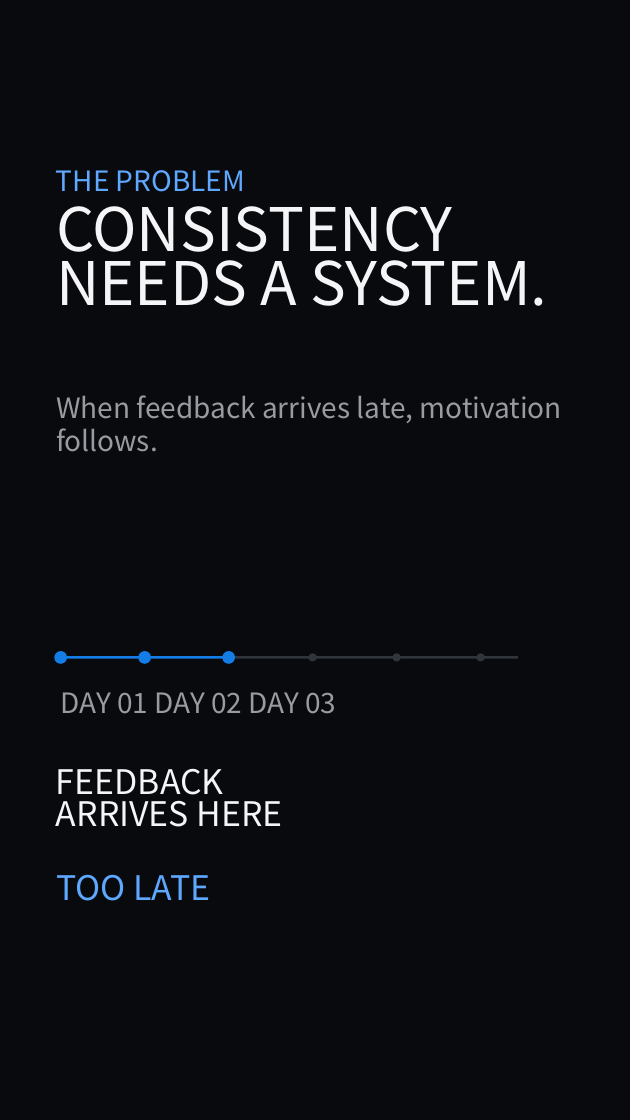
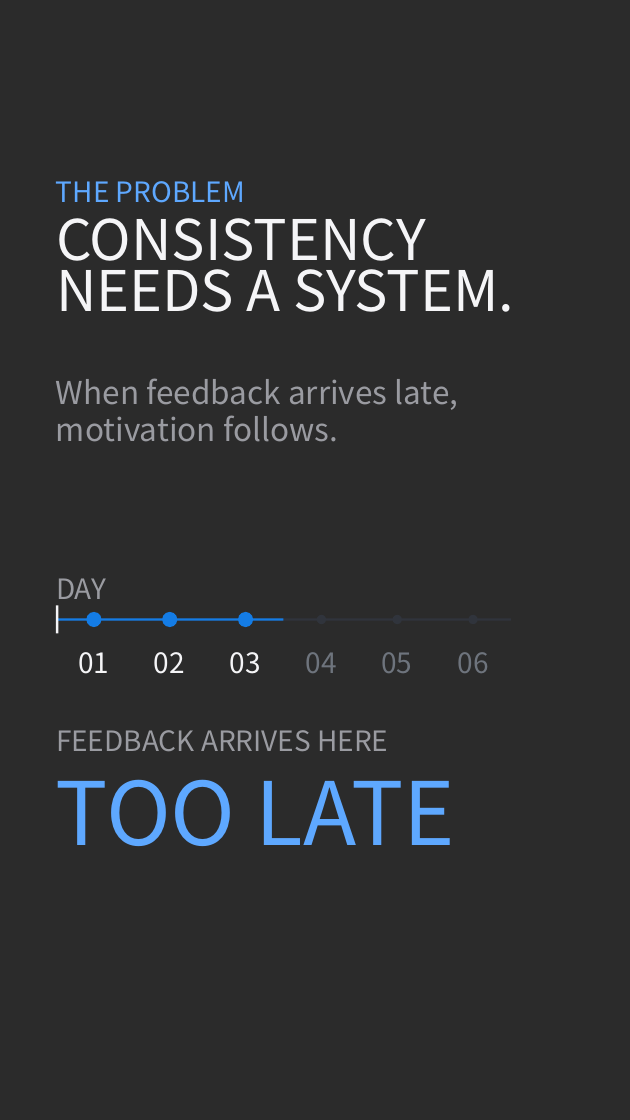
Before and after one commit to sjquant/quickthumb, a slide deck: slide 2 of examples/product_hype_reel.pptx. Drawn at 630x1120 pixels with LibreOffice and Linux fonts; fonts in the diff are those of the drawing; background and template pictures are left out; a plain dark background stands for a picture behind light text. Boxes give left, top, right and bottom in pixels: in the first picture for what was removed or moved away, otherwise in the second. Text is boxed around its words. In the diff, an @@ line names an element or a change of style, - is before the commit and + after.

```diff
--- a/examples/product_hype_reel.pptx
+++ b/examples/product_hype_reel.pptx
@@ background #FFFFFF to picture (left out) @@
@@ rectangle removed at bbox=[0, 0, 630, 1120] @@
@@ text "THE PROBLEM": place and size @@
-text "THE PROBLEM" at bbox=[56, 170, 245, 192]
+text "THE PROBLEM" at bbox=[56, 181, 245, 203]
@@ text "CONSISTENCY": place and size @@
-text "CONSISTENCY" at bbox=[56, 189, 548, 306]
+text "CONSISTENCY" at bbox=[56, 218, 514, 312]
@@ text "CONSISTENCY" at bbox=[56, 218, 514, 312]: size 77.2 to 72 pt; line spacing 69.8pt to 66pt @@
@@ text at bbox=[56, 378, 459, 442]: text changed; size 36 to 40.5 pt @@
-When feedback arrives late, motivation
-follows.
+When feedback arrives late,
+motivation follows.
@@ text added at bbox=[56, 578, 106, 607], 36 pt, text #9A9BA1 @@
+DAY
@@ rectangle: place and size @@
-rectangle at bbox=[60, 656, 228, 659]
+rectangle at bbox=[56, 618, 283, 620]
@@ rectangle: place and size @@
-rectangle at bbox=[228, 656, 518, 659]
+rectangle at bbox=[56, 618, 511, 620]
@@ rectangle added at bbox=[56, 605, 58, 633], fill #F5F5F7 @@
@@ ellipse: place and size @@
-ellipse at bbox=[138, 651, 151, 664]
+ellipse at bbox=[86, 612, 101, 627]
@@ ellipse: place and size @@
-ellipse at bbox=[54, 651, 67, 664]
+ellipse at bbox=[162, 612, 178, 627]
@@ ellipse: place and size @@
-ellipse at bbox=[222, 651, 235, 664]
+ellipse at bbox=[238, 612, 253, 627]
@@ ellipse: place and size @@
-ellipse at bbox=[309, 654, 317, 662]
+ellipse at bbox=[317, 615, 326, 624]
@@ ellipse: place and size @@
-ellipse at bbox=[393, 654, 401, 662]
+ellipse at bbox=[393, 615, 402, 624]
@@ ellipse: place and size @@
-ellipse at bbox=[477, 654, 485, 662]
+ellipse at bbox=[468, 615, 478, 624]
@@ text added at bbox=[78, 652, 109, 674], 36 pt, text #F5F5F7 @@
+01
@@ text added at bbox=[154, 652, 185, 674], 36 pt, text #F5F5F7 @@
+02
@@ text at bbox=[230, 652, 261, 674]: text changed; text colour #9A9BA1 to #F5F5F7 @@
-DAY 01 DAY 02 DAY 03
+03
@@ text added at bbox=[306, 652, 337, 673], 36 pt, text #6E747D @@
+04
@@ text added at bbox=[381, 652, 412, 673], 36 pt, text #6E747D @@
+05
@@ text added at bbox=[458, 652, 489, 673], 36 pt, text #6E747D @@
+06
@@ text at bbox=[56, 730, 388, 751]: text changed; size 43.5 to 36 pt; text colour #F5F5F7 to #9A9BA1 @@
-FEEDBACK
-ARRIVES HERE
+FEEDBACK ARRIVES HERE
@@ text "TOO LATE": place and size @@
-text "TOO LATE" at bbox=[56, 874, 210, 901]
+text "TOO LATE" at bbox=[56, 779, 455, 846]
@@ text "TOO LATE" at bbox=[56, 779, 455, 846]: size 43.5 to 112.5 pt @@
```
Also in this commit, not shown: 7 other slides changed, 7 other files.
